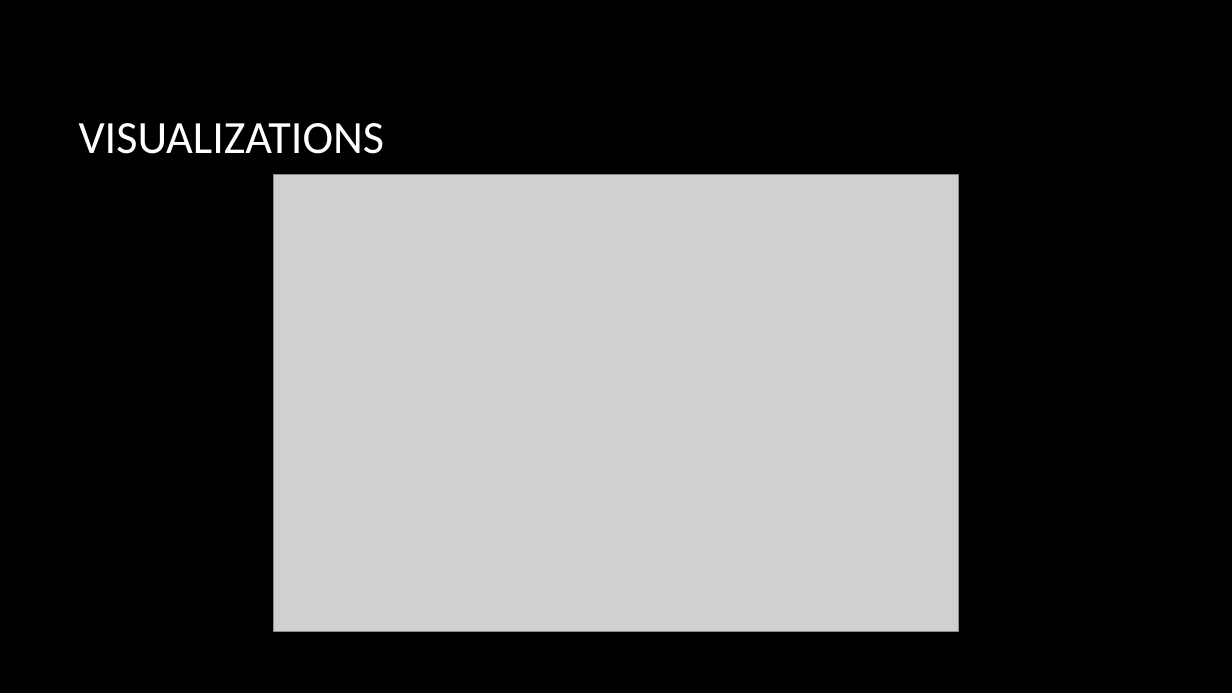
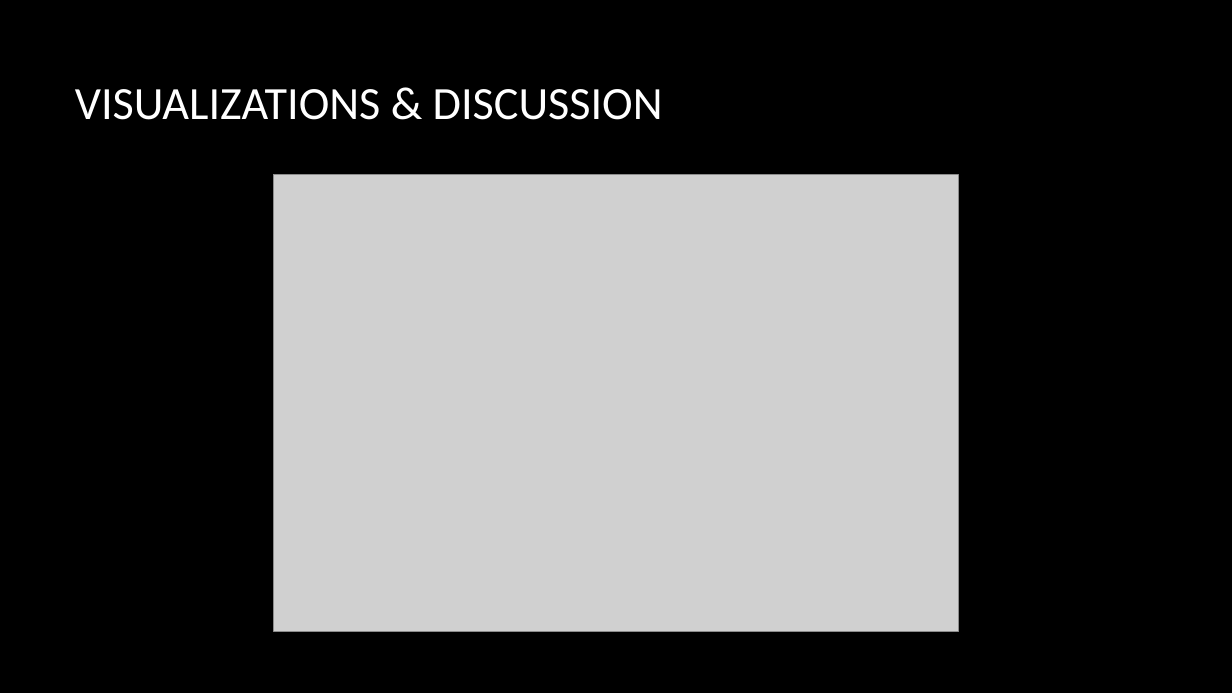
Before and after one commit to knwright/ProgressBar, a slide deck: slide 7 of Presentation.pptx. Drawn at 1232x693 pixels with LibreOffice and Linux fonts; fonts in the diff are those of the drawing; grey boxes stand for pictures; background and template pictures are left out. Boxes give left, top, right and bottom in pixels: in the first picture for what was removed or moved away, otherwise in the second. Text is boxed around its words. In the diff, an @@ line names an element or a change of style, - is before the commit and + after.

Commit message:
updated ppt

```diff
--- a/Presentation.pptx
+++ b/Presentation.pptx
@@ title at box(75, 89, 663, 120): text changed @@
-VISUALIZATIONS
+VISUALIZATIONS & DISCUSSION
```
Also in this commit, not shown: 1 other slide changed, 1 slide added, 1 slide removed, 1 other file.
